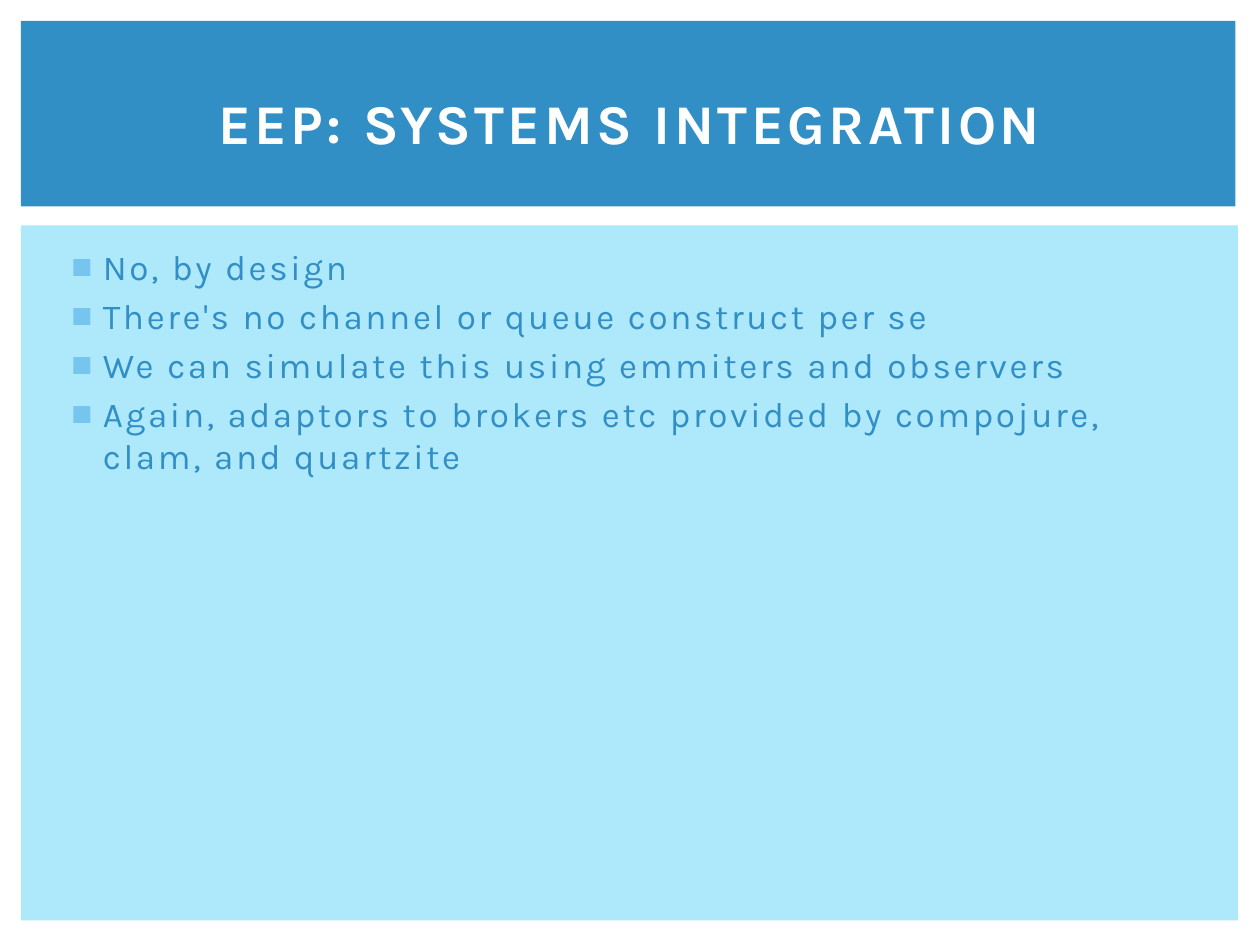
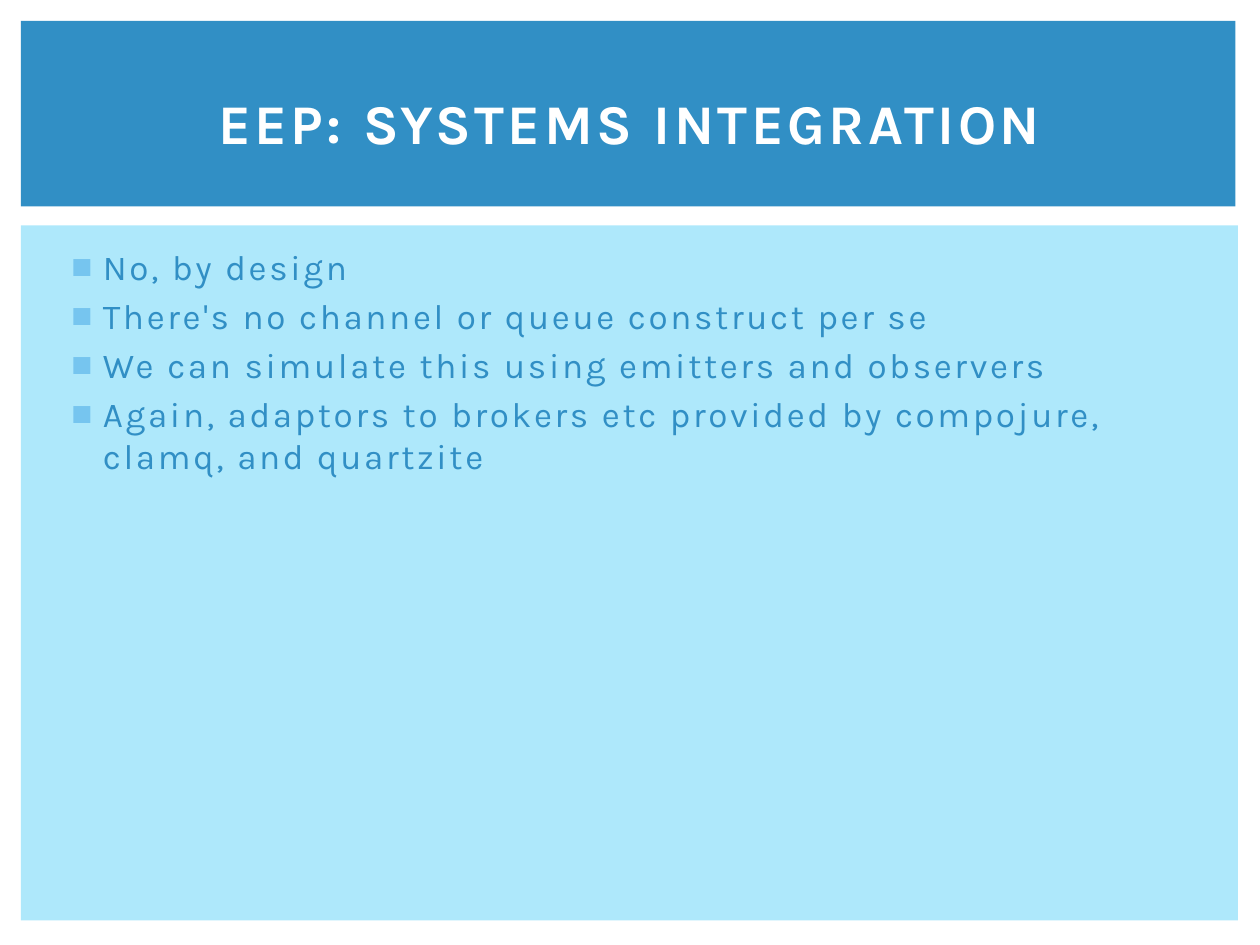
Before and after one commit to clumsyjedi/euroclojure2013, a slide deck: slide 20 of SLIDES.pptx. Drawn at 1260x945 pixels with LibreOffice and Linux fonts; fonts in the diff are those of the drawing. Boxes give left, top, right and bottom in pixels: in the first picture for what was removed or moved away, otherwise in the second. Text is boxed around its words. In the diff, an @@ line names an element or a change of style, - is before the commit and + after.

```diff
--- a/SLIDES.pptx
+++ b/SLIDES.pptx
@@ text at [103,354,1098,478]: text changed @@
-■ We can simulate this using emmiters and observers
-■ Again, adaptors to brokers etc provided by compojure, clam, and quartzite
+■ We can simulate this using emitters and observers
+■ Again, adaptors to brokers etc provided by compojure, clamq, and quartzite
```
Also in this commit, not shown: 21 other slides changed, 1 slide removed, 1 other file.
